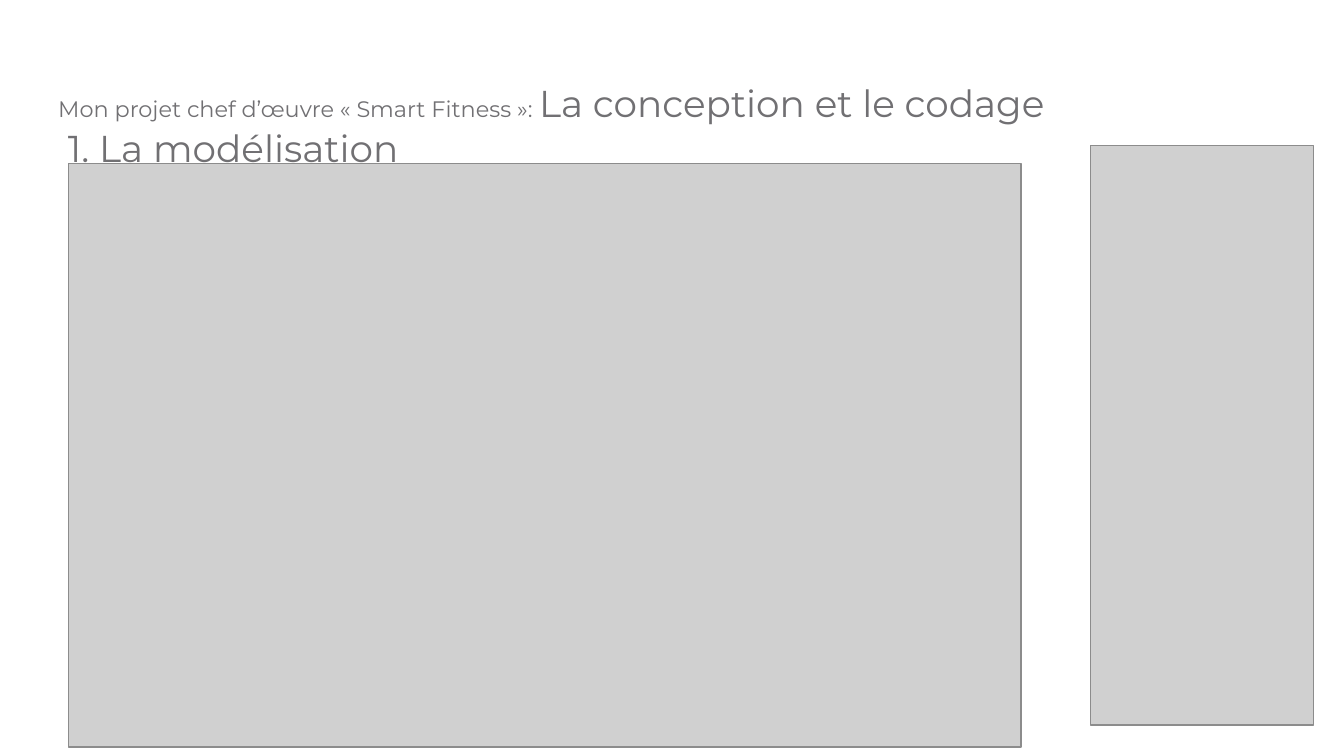
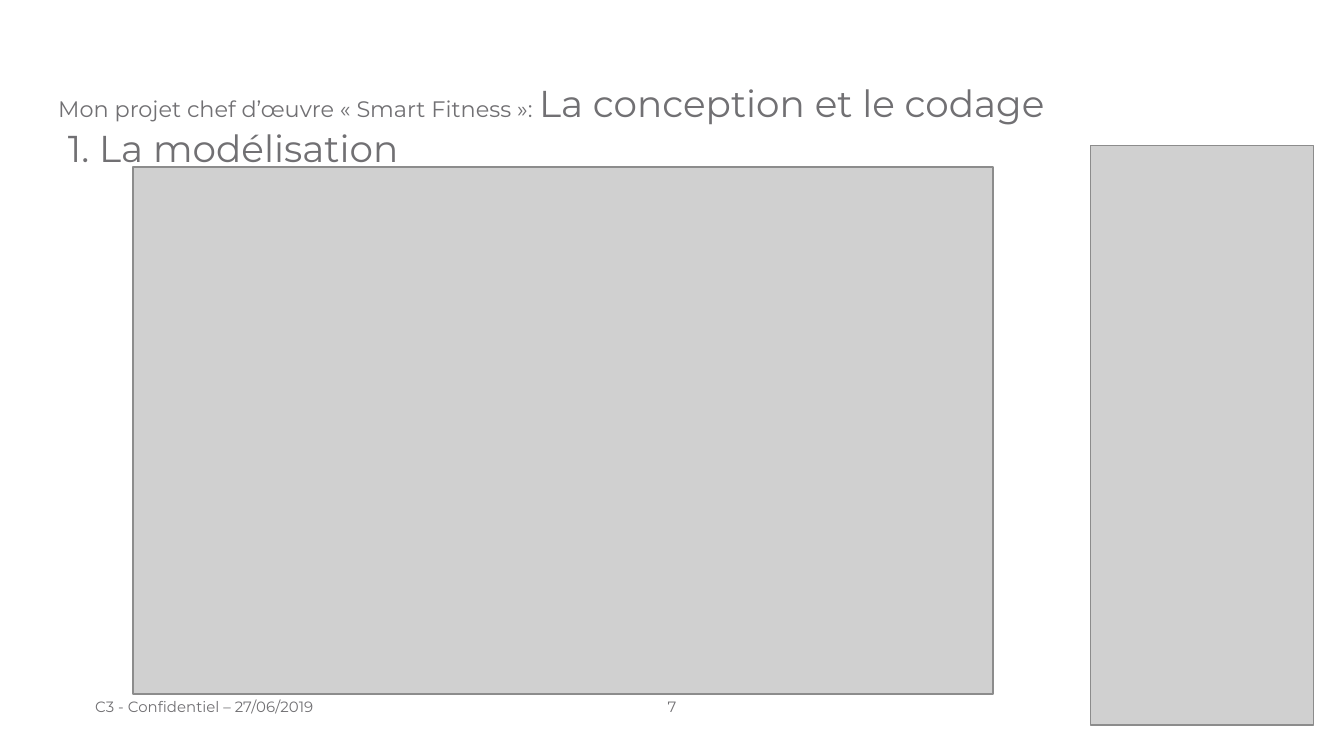
Before and after one commit to laurentpicardLP2/smartFitness, a slide deck: slide 7 of docs/oral/Présentation orale - Projet chef d'œuvre.odp (slide 6 before the commit). Drawn at 1344x756 pixels with LibreOffice and Linux fonts; fonts in the diff are those of the drawing; grey boxes stand for pictures; background and template pictures are left out. Boxes give left, top, right and bottom in pixels: in the first picture for what was removed or moved away, otherwise in the second. Text is boxed around its words. In the diff, an @@ line names an element or a change of style, - is before the commit and + after.

```diff
--- a/docs/oral/Présentation orale - Projet chef d'œuvre.odp
+++ b/docs/oral/Présentation orale - Projet chef d'œuvre.odp
@@ picture resized from (x1=69, y1=164, x2=1021, y2=747) to (x1=133, y1=167, x2=993, y2=694) @@
@@ text added at (x1=95, y1=699, x2=313, y2=714), 8 pt, text #717073 @@
+C3 - Confidentiel – 27/06/2019
@@ page number added at (x1=668, y1=701, x2=677, y2=712), 8 pt, text #717073 @@
+7
```
Also in this commit, not shown: 5 slides added, 11 other files.
